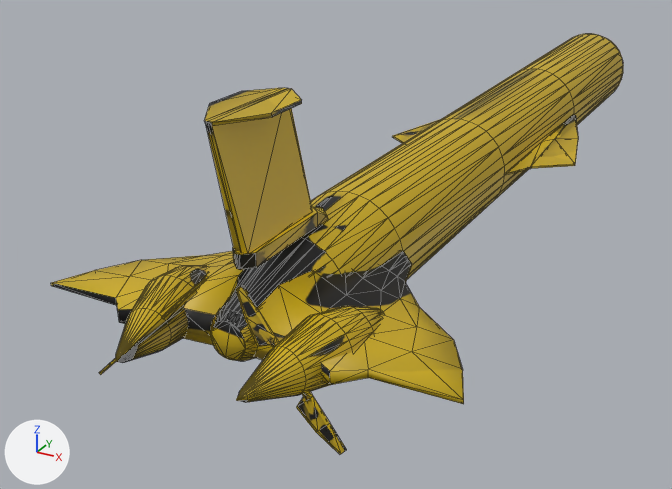
Before and after pictures for a commit that changed the COLLADA model uuv_dave/models/glider_hybrid_whoi/mesh/glider_hybrid_whoi_body.dae.
Rendered twice from a 50 mm lens placed at (0.282, -0.95, 0.268), pointed at (-0.088, -0.276, -0.069). The axes (+X, +Y, +Z) are drawn at lower left. The lights are the same throughout. Mesh edges are drawn as thin lines.
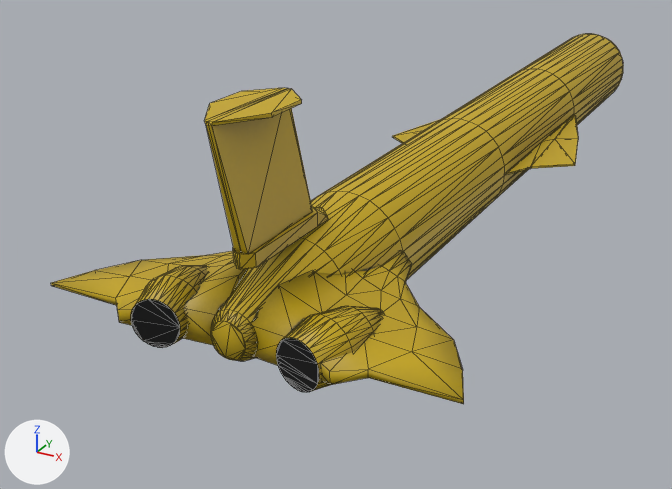
Where the change shows, as pixel boxes (x1, y1, x2, y2) in the pictures (672 x 489 px):
'Cylinder', reshaped (12% shorter): before (51, 34, 623, 454); after (51, 34, 623, 404)
part 1 of me_cylinder, deleted: before (99, 358, 116, 375)
part 2 of me_cylinder, deleted (yellow): before (296, 391, 347, 454)
part 3 of me_cylinder, deleted: before (161, 276, 208, 319)
part 4 of me_cylinder, deleted (yellow): before (236, 285, 279, 347)
part 5 of me_cylinder, cut back: before (116, 275, 353, 402); after (131, 275, 353, 392)
part 6 of me_cylinder, surface changed: (51, 67, 579, 399) in both

What the commit changed:
me_cylinder is used by ob_cylinder; location (0.0, 0.0, 0.0).
me_cylinder had 966 vertices, 1884 faces and spanned x -0.143..0.143, y -0.616..0.276, z -0.043..0.133.
me_cylinder now has 820 vertices, 1608 faces and spans x -0.143..0.143, y -0.576..0.276, z -0.043..0.133.
me_cylinder part 1: the loose piece of 20 vertices spanning x -0.086..-0.055, y -0.589..-0.575, z -0.038..-0.007 is deleted.
me_cylinder part 2: the loose piece of 20 vertices spanning x 0.055..0.086, y -0.589..-0.575, z -0.038..-0.007 is deleted.
me_cylinder part 3: the loose piece of 20 vertices spanning x -0.042..-0.011, y -0.583..-0.566, z 0.008..0.039 is deleted.
me_cylinder part 4: the loose piece of 20 vertices spanning x 0.011..0.042, y -0.583..-0.566, z 0.008..0.039 is deleted.
Part 5, on me_cylinder:
125 vertices are removed from x -0.062..0.062, y -0.616..-0.576, z -0.014..0.015.
314 faces are deleted.
5 vertices move from x -0.061..0.042, y -0.582..-0.577, z -0.014..0.006 to x -0.064..0.043, y -0.574..-0.568, z -0.016..0.007.
59 vertices are added at x -0.065..0.065, y -0.574..-0.567, z -0.016..0.017.
182 new faces join them.
me_cylinder part 6: 1426 kept faces spanning x -0.143..0.143, y -0.576..0.276, z -0.043..0.133 get new texture (UV) coordinates.
